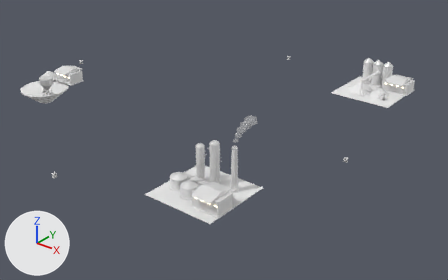
One commit to the FBX model Assets/Art/KayseriIsland/Models/Coal/Phase3/Sites_P3.fbx: the scene before it, then after it.
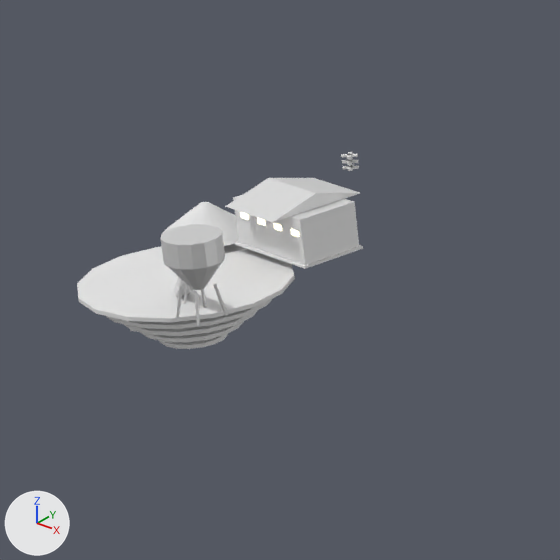
The first picture shows the older version from a camera (50 mm lens) standing at (320.0, -355.0, 202.0) and looking at (46.0, -13.0, -10.0). The close-ups show the older and then the newer version on the part from 1% to 28% of the width and 9% to 54% of the height of that picture. Only the edits that show in the close-ups are written down. Arrows for +X, +Y and +Z are at lower left; the lights stay in place. Where no turn or scale is listed for an object, it has been applied to the vertices. Vertices at exactly the same position are counted once.

The first close-up shows 'Site.Quarry.Benches', 'Site.Quarry.Conv', 'Site.Quarry.Heap', 'Site.Quarry.Hopper', 'Site.Quarry.Shed' and 1 more.
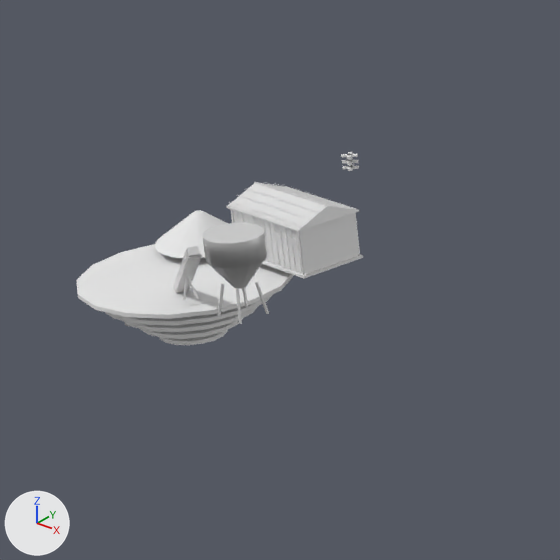
Location of each change, (x1, y1, x2, y2) in pixels of the close-ups (560 x 560 px):
```json
{"object": "Site.Quarry.Benches", "change": "moved", "before": [77, 244, 295, 349], "after": [77, 244, 294, 345]}
{"object": "Site.Quarry.Shed", "change": "reshaped, moved", "before": [225, 178, 363, 269], "after": [226, 182, 363, 278]}
{"object": "Site.Quarry.Hopper", "change": "shading changed, moved", "before": [161, 224, 228, 325], "after": [203, 223, 269, 324]}
{"object": "Site.Quarry.Heap", "change": "moved", "before": [162, 202, 238, 246], "after": [155, 210, 228, 258]}
{"object": "Site.Quarry.Conv", "change": "moved", "before": [174, 277, 199, 304], "after": [173, 246, 203, 300], "on screen": "mostly hidden before"}
{"part": 1, "of": "me_site_quarry_shed_001", "change": "rebuilt", "before": [225, 178, 360, 222], "after": [228, 183, 358, 230], "on screen": "7% taller"}
{"part": 2, "of": "me_site_quarry_shed_001", "change": "added", "after": [226, 182, 360, 275]}
```

Scene script edits in JSON lines:
```json
{"block": "me_site_quarry_hopper_001", "where": "me_site_quarry_hopper_001.from_pydata(...)  # 82 vertices, 168 faces; spans x -5.3..5.3, y -5.4..5.4, z -0.1..15.6"}
{"block": "me_site_quarry_hopper_001", "where": "# used by ob_site_quarry_hopper; location = (-87.0, -76.0, 13.5)"}
{"block": "me_site_quarry_hopper_001", "change": "me_site_quarry_hopper_001 part 3: all faces are now shaded smooth (168 of 168 changed)"}
{"block": "me_site_quarry_shed_001", "where": "# used by ob_site_quarry_shed; location = (-102.0, -42.0, 13.5)"}
{"op": "remove", "block": "me_site_quarry_shed_001", "code": "me_site_quarry_shed_001.from_pydata(...)  # 78 vertices, 116 faces; spans x -10.5..10.5, y -10.6..10.6, z 0.0..12.4"}
{"op": "add", "block": "me_site_quarry_shed_001", "code": "me_site_quarry_shed_001.from_pydata(...)  # 1726 vertices, 2588 faces; spans x -10.7..10.7, y -7.2..7.2, z 0.0..12.5"}
{"block": "me_site_quarry_shed_001", "change": "me_site_quarry_shed_001 part 1: the loose piece of 6 vertices spanning x -7.1..7.1, y -10.6..10.6, z 9.5..12.4 is rebuilt with 6 vertices and now spans x -10.6..10.6, y -7.1..7.1, z 9.5..12.4"}
{"block": "me_site_quarry_shed_001", "change": "me_site_quarry_shed_001 part 2: 1408 vertices added at x -10.7..10.7, y -7.2..7.2, z 0.5..12.5"}
{"block": "me_site_quarry_shed_001", "change": "other edits to the shape of me_site_quarry_shed_001 do not show in these pictures"}
{"op": "add", "block": "me_site_quarry_shed_001", "code": "me_site_quarry_shed_001.materials.append(mat_steel)  # white #e7e7e7"}
{"op": "set", "path": "ob_site_quarry_hopper.location", "old": "(-87.0, -76.0, 13.5)", "new": "(-80.1, -72.0, 14.2)"}
{"op": "set", "path": "ob_site_quarry_benches.location", "old": "(0.0, 0.0, 13.2)", "new": "(0.0, 0.0, 13.9)"}
{"op": "set", "path": "ob_site_quarry_conv.location", "old": "(0.0, 0.0, 13.2)", "new": "(0.0, 0.0, 13.9)"}
{"op": "set", "path": "ob_site_quarry_heap.location", "old": "(-122.0, -48.0, 13.5)", "new": "(-117.1, -53.0, 14.2)"}
{"op": "set", "path": "ob_site_quarry_shed.location", "old": "(-102.0, -42.0, 13.5)", "new": "(-96.5, -46.5, 14.2)"}
```
